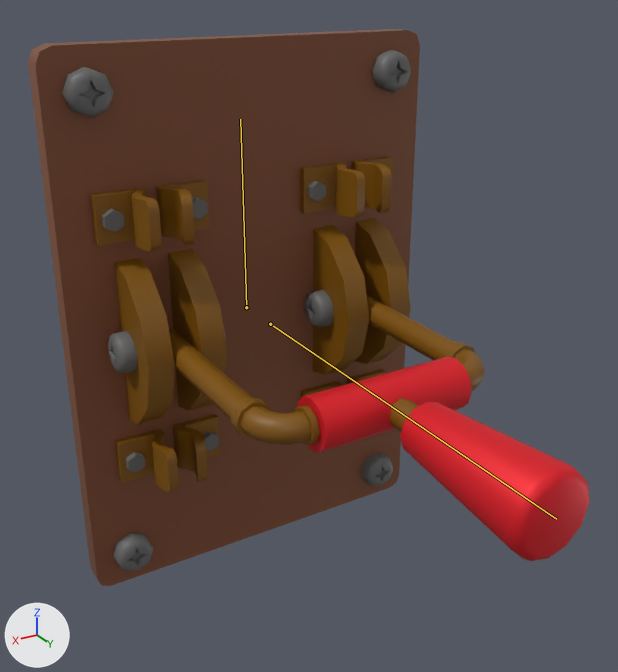
One commit to the FBX model RivenFramework-Unity/Assets/Resources/Models/ButtonThrowSwitch.fbx: the scene before it, then after it.
One viewpoint serves both versions: a camera (50 mm lens) standing at (0.775, 1.553, 0.675) and looking at (0.043, 0.334, 0.065). Lighting does not change. The marker at lower left points along +X, +Y and +Z. The first picture is the older version. The bones that change, and the others that lie on the model, are drawn over the model as lines.

Names of what the first picture shows: 'ThrowSwitch'.
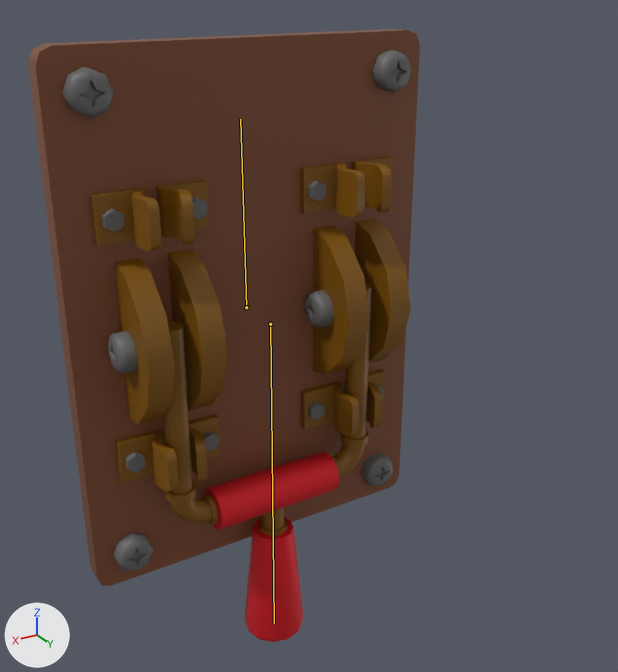
The newer file adds an action. The first version stands in its rest pose; the second is drawn at frame 1 of the action 'ThrowSwitchArmature|Throw.001'.

Where the change shows, as pixel boxes [x1, y1, x2, y2] in the pictures (618 x 672 px):
```json
{"object": "ThrowSwitch", "change": "posed", "before": [28, 29, 589, 586], "after": [28, 29, 420, 642], "on screen": "30% narrower, 10% taller"}
{"bone": "Lever", "before": "(270, 324) to (556, 519)", "after": "(270, 324) to (274, 623)"}
```

The change, as JSON lines over the scene's bpy script:
```json
{"block": "bone_lever", "where": "bone_lever = bpy.data.objects['ThrowSwitchArmature'].pose.bones['Lever']"}
{"op": "set", "path": "bone_lever.rotation_quaternion", "old": "(1.0, 0.0, 0.0, 0.0)", "new": "(0.701, -0.713, 0.0, 0.0)", "note": "degrees (0, 0, 0) -> degrees (-91, 0, 0)"}
```
